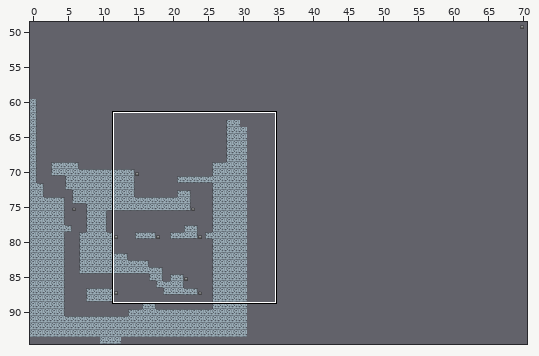
Tiled map -- lvls/finallvl.tmx. The first picture is a wide view before the edit; the outline marks the close-up.
Close-up. Before the edit:
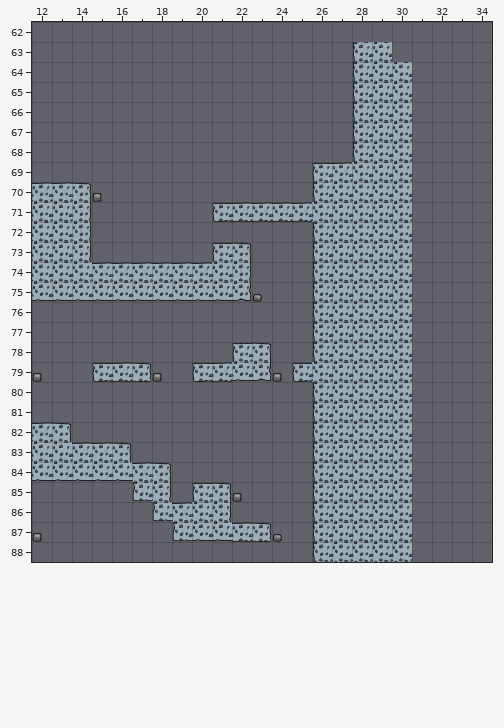
Cells are 80x80 px. Shown: x 12..34, y 62..88.
The result:
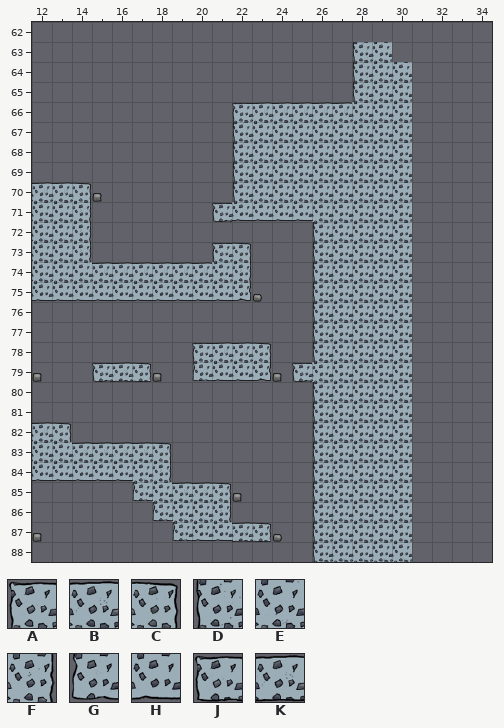
Key: from "stoned": A 0, B 1, C 2, D 3, E 4, F 5, G 6, H 7; from "widestone": J 0, K 1.
_ is an empty cell.
The author wrote: changed level some bit
The exact change:
Layer "Solid":
Tile A now appears in row 66 at x 22; in row 78 at x 20.
The author changed tile A to tile B in row 78 at x 22; in row 85 at x 20.
The author changed tile C to tile B in row 83 at x 16.
Tile B now appears in row 66 at x 23 to 27; in row 78 at x 21; in row 83 at x 17; in row 85 at x 19.
Tile C now appears in row 83 at x 18.
Tile D now appears in rows 67 to 70 at x 22.
The author changed tile A to tile E in row 69 at x 26.
The author changed tile B to tile E in row 69 at x 27; in row 84 at x 17; in row 86 at x 19.
The author changed tile D to tile E in rows 66 to 68 at x 28; in row 70 at x 26.
The author changed tile F to tile E in row 85 at x 18.
Tile E now appears in rows 67 to 68 at x 23 to 27; in rows 69 to 70 at x 23 to 25.
The author changed tile C to tile F in row 84 at x 18.
The author changed tile J to tile G in row 79 at x 20.
The author changed tile K to tile H in row 71 at x 22 to 25; in row 79 at x 21.
